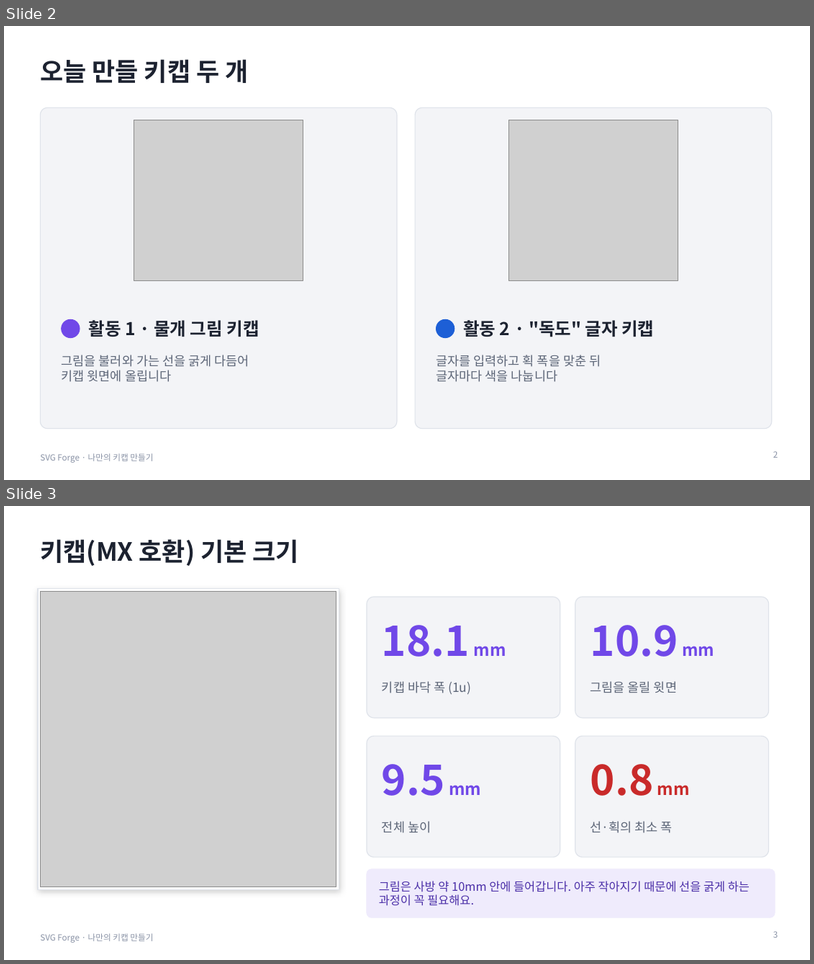
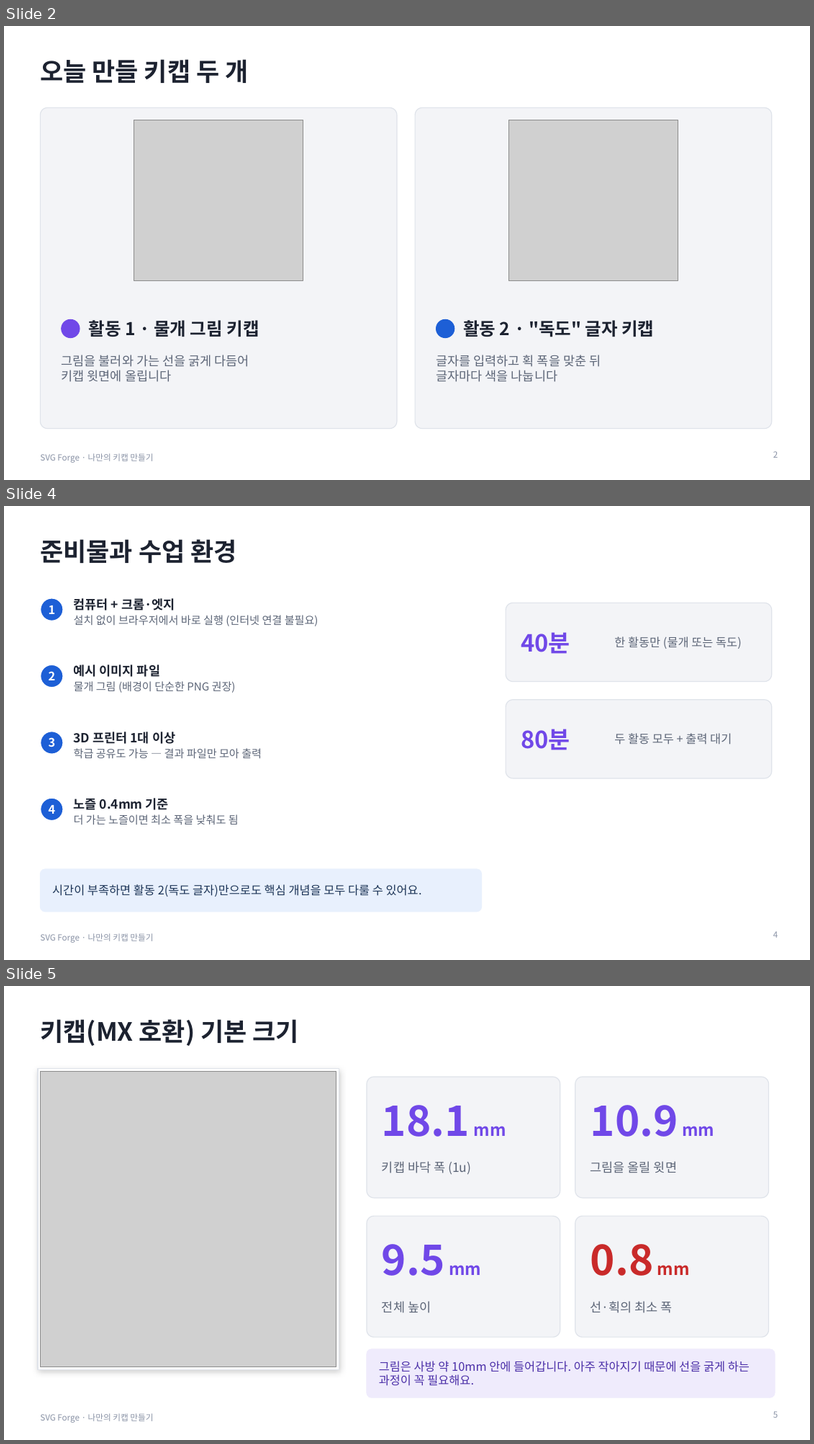
Before and after one commit to boundaryx01-uniquelife/svg-forge-01, a slide deck: docs/education/나만의-키캡-만들기.pptx. Shown one above the other, each under a label of ours: slides 2 and 3 before the commit, slides 2, 4 and 5 after it; the slides between them are not shown. The pictures are 814x964 and 814x1444 pixels, drawn with LibreOffice and Linux fonts; fonts in the diff are those of the drawing; grey boxes stand for pictures. Boxes give left, top, right and bottom in pixels: in the first picture for what was removed or moved away, otherwise in the second. Text is boxed around its words. In the diff, an @@ line names an element or a change of style, - is before the commit and + after.

```diff
--- a/docs/education/나만의-키캡-만들기.pptx
+++ b/docs/education/나만의-키캡-만들기.pptx
@@ slide 4 added at (4,506,810,960), background #FFFFFF; not listed: 1 template element that a slide beside it also shows @@
@@ title added at (40,539,237,563), 30 pt, text #1C2230, bold @@
+준비물과 수업 환경
@@ ellipse added at (40,598,63,621), fill #1D5FD6, outline #FFFFFF 1.5 pt @@
@@ text added at (49,605,56,614), 14 pt, text #FFFFFF, bold @@
+1
@@ text added at (74,598,319,626), 13 pt, text #5D6678 @@
+컴퓨터 + 크롬·엣지
+설치 없이 브라우저에서 바로 실행 (인터넷 연결 불필요)
@@ rounded rectangle added at (506,602,772,682), fill #F3F4F7, outline #DFE3EA 1 pt @@
@@ text added at (521,632,571,654), 28 pt, text #7048E8, bold @@
+40분
@@ text added at (615,636,742,649), 14 pt, text #5D6678 @@
+한 활동만 (물개 또는 독도)
@@ ellipse added at (40,664,63,687), fill #1D5FD6, outline #FFFFFF 1.5 pt @@
@@ text added at (49,671,56,680), 14 pt, text #FFFFFF, bold @@
+2
@@ text added at (74,664,236,692), 13 pt, text #5D6678 @@
+예시 이미지 파일
+물개 그림 (배경이 단순한 PNG 권장)
@@ rounded rectangle added at (506,700,772,778), fill #F3F4F7, outline #DFE3EA 1 pt @@
@@ ellipse added at (40,731,63,754), fill #1D5FD6, outline #FFFFFF 1.5 pt @@
@@ text added at (49,737,56,746), 14 pt, text #FFFFFF, bold @@
+3
@@ text added at (74,731,262,758), 13 pt, text #5D6678 @@
+3D 프린터 1대 이상
+학급 공유도 가능 — 결과 파일만 모아 출력
@@ text added at (521,728,571,750), 28 pt, text #7048E8, bold @@
+80분
@@ text added at (615,733,732,744), 14 pt, text #5D6678 @@
+두 활동 모두 + 출력 대기
@@ ellipse added at (40,798,63,821), fill #1D5FD6, outline #FFFFFF 1.5 pt @@
@@ text added at (49,805,56,813), 14 pt, text #FFFFFF, bold @@
+4
@@ text added at (74,798,239,824), 13 pt, text #5D6678 @@
+노즐 0.4mm 기준
+더 가는 노즐이면 최소 폭을 낮춰도 됨
@@ rounded rectangle added at (40,869,482,911), fill #E8F0FD, outline #E8F0FD 1 pt @@
@@ text added at (52,884,422,896), 14 pt, text #1D3557 @@
+시간이 부족하면 활동 2(독도 글자)만으로도 핵심 개념을 모두 다룰 수 있어요.
@@ page number added at (774,931,778,937), 10 pt, text #8A93A6 @@
+4
@@ what was slide 3 is now slide 5 @@
@@ page number at (774,1411,778,1417): text changed @@
-3
+5
```
Also in this commit, not shown: 1 slide changed, 11 other slides added, 2 other files.
